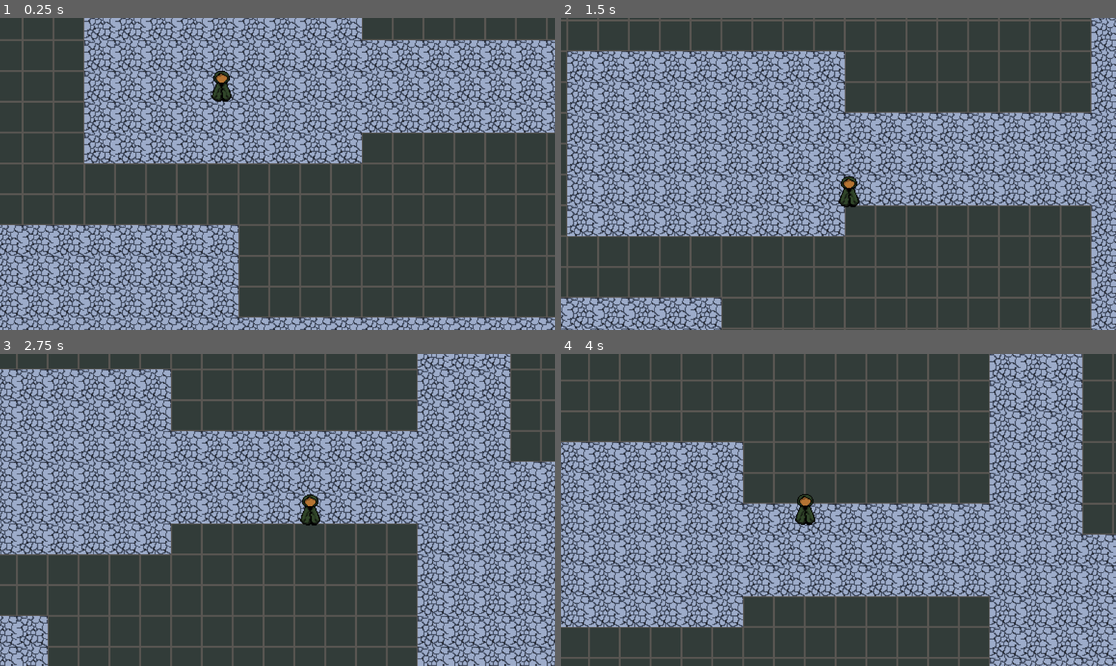
Above: before the commit, frames 1-4 (two rows, left to right).
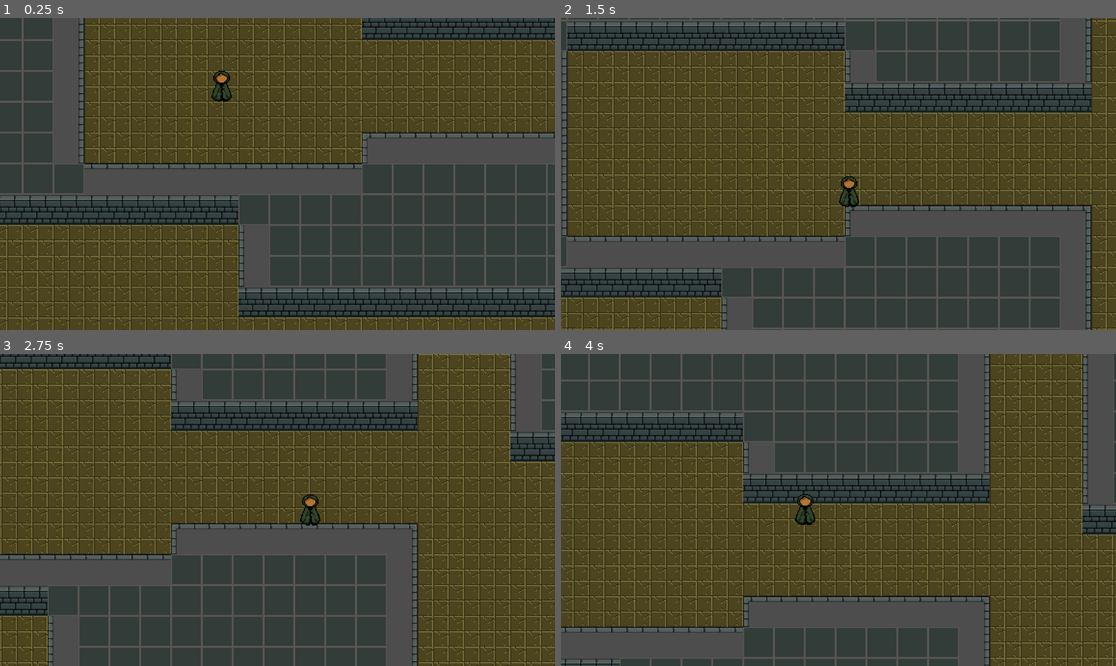
Above: after the commit, the same moments.

Repository: afilipovski/masked-descent
Game: Godot game, scene res://scenes/main.tscn
The game is run twice, just before and just after one commit, with the same random seed, the same clock (stepped at 60 frames per second) and the same inputs.
Inputs:
- Up to frame 1 (0.25 s): no input
- Up to frame 2 (1.5 s): hold D (move_right) 0.53-1.28 s; hold S (move_down) from 1.28 s (still down)
- Up to frame 3 (2.75 s): release S (move_down) at 2.03 s; hold D (move_right) from 2.03 s (still down)
- Up to frame 4 (4 s): release D (move_right) at 2.78 s; hold W (move_up) 2.78-3.53 s; hold A (move_left) from 3.53 s (still down)

The runs differ from the first frame. In frame 1, 65% of the frame differs, in the area x 0-100%, y 0-100%; in frame 2, 66%; in frame 3, 69%; in frame 4, 66%.

Commit message:
Basic wall perspectives

Diff:
--- a/scenes/main.tscn
+++ b/scenes/main.tscn
@@ -4,6 +4,12 @@
 [ext_resource type="Script" uid="uid://c7qk5anmpq1im" path="res://scripts/dungeon_generator.gd" id="1_tefeu"]
 [ext_resource type="Texture2D" uid="uid://b17xn4u5gk3kl" path="res://assets/wall-test.png" id="2_04qyp"]
 [ext_resource type="Texture2D" uid="uid://b0mpuy4m3yxgp" path="res://assets/stairs.jpg" id="3_fws66"]
+[ext_resource type="Texture2D" path="res://assets/wall-n.png" id="4_wall_n"]
+[ext_resource type="Texture2D" path="res://assets/wall-s.png" id="5_wall_s"]
+[ext_resource type="Texture2D" path="res://assets/wall-e.png" id="6_wall_e"]
+[ext_resource type="Texture2D" path="res://assets/wall-w.png" id="7_wall_w"]
+[ext_resource type="Texture2D" path="res://assets/wall-corner-ne.png" id="8_wall_ne"]
+[ext_resource type="Texture2D" path="res://assets/wall-corner-nw.png" id="9_wall_nw"]
 [ext_resource type="Script" uid="uid://cg3nobg4uifa" path="res://scripts/character_body_2d.gd" id="3_j7wrs"]
 [ext_resource type="Texture2D" uid="uid://bu510rq3khy0q" path="res://assets/main_character.png" id="5_04qyp"]
 
@@ -23,12 +29,54 @@
 texture_region_size = Vector2i(32, 32)
 0:0/0 = 0
 
+[sub_resource type="TileSetAtlasSource" id="TileSetAtlasSource_wall_n"]
+texture = ExtResource("4_wall_n")
+texture_region_size = Vector2i(32, 32)
+0:0/0 = 0
+0:0/0/physics_layer_0/polygon_0/points = PackedVector2Array(-16, -16, 16, -16, 16, 16, -16, 16)
+
+[sub_resource type="TileSetAtlasSource" id="TileSetAtlasSource_wall_s"]
+texture = ExtResource("5_wall_s")
+texture_region_size = Vector2i(32, 32)
+0:0/0 = 0
+0:0/0/physics_layer_0/polygon_0/points = PackedVector2Array(-16, -16, 16, -16, 16, 16, -16, 16)
+
+[sub_resource type="TileSetAtlasSource" id="TileSetAtlasSource_wall_e"]
+texture = ExtResource("6_wall_e")
+texture_region_size = Vector2i(32, 32)
+0:0/0 = 0
+0:0/0/physics_layer_0/polygon_0/points = PackedVector2Array(-16, -16, 16, -16, 16, 16, -16, 16)
+
+[sub_resource type="TileSetAtlasSource" id="TileSetAtlasSource_wall_w"]
+texture = ExtResource("7_wall_w")
+texture_region_size = Vector2i(32, 32)
+0:0/0 = 0
+0:0/0/physics_layer_0/polygon_0/points = PackedVector2Array(-16, -16, 16, -16, 16, 16, -16, 16)
+
+[sub_resource type="TileSetAtlasSource" id="TileSetAtlasSource_wall_ne"]
+texture = ExtResource("8_wall_ne")
+texture_region_size = Vector2i(32, 32)
+0:0/0 = 0
+0:0/0/physics_layer_0/polygon_0/points = PackedVector2Array(-16, -16, 16, -16, 16, 16, -16, 16)
+
+[sub_resource type="TileSetAtlasSource" id="TileSetAtlasSource_wall_nw"]
+texture = ExtResource("9_wall_nw")
+texture_region_size = Vector2i(32, 32)
+0:0/0 = 0
+0:0/0/physics_layer_0/polygon_0/points = PackedVector2Array(-16, -16, 16, -16, 16, 16, -16, 16)
+
 [sub_resource type="TileSet" id="TileSet_epypp"]
 tile_size = Vector2i(32, 32)
 physics_layer_0/collision_layer = 1
 sources/0 = SubResource("TileSetAtlasSource_0e48y")
 sources/1 = SubResource("TileSetAtlasSource_epypp")
 sources/2 = SubResource("TileSetAtlasSource_hh0fu")
+sources/3 = SubResource("TileSetAtlasSource_wall_n")
+sources/4 = SubResource("TileSetAtlasSource_wall_s")
+sources/5 = SubResource("TileSetAtlasSource_wall_e")
+sources/6 = SubResource("TileSetAtlasSource_wall_w")
+sources/7 = SubResource("TileSetAtlasSource_wall_ne")
+sources/8 = SubResource("TileSetAtlasSource_wall_nw")
 
 [sub_resource type="CircleShape2D" id="CircleShape2D_4vge2"]
 
--- a/scenes/node_2d.tscn
+++ b/scenes/node_2d.tscn
@@ -1,13 +1,18 @@
 [gd_scene format=3 uid="uid://dhqxy7nqd8yvq"]
 
-[ext_resource type="Texture2D" uid="uid://b5x71iuusdvnu" path="res://assets/floor-test.png" id="1_4vge2"]
+[ext_resource type="Texture2D" uid="uid://dpqgg2x88cm7h" path="res://assets/floor.png" id="1_dubn7"]
 [ext_resource type="Texture2D" uid="uid://b17xn4u5gk3kl" path="res://assets/wall-test.png" id="2_04qyp"]
 [ext_resource type="Script" uid="uid://c7qk5anmpq1im" path="res://scripts/dungeon_generator.gd" id="3_04qyp"]
+[ext_resource type="Texture2D" uid="uid://5wk2217drca7" path="res://assets/wall-w.png" id="3_dubn7"]
 [ext_resource type="Texture2D" uid="uid://b0mpuy4m3yxgp" path="res://assets/stairs.jpg" id="3_fws66"]
+[ext_resource type="Texture2D" uid="uid://0rcyg17w1i88" path="res://assets/wall-n.png" id="4_j7wrs"]
 [ext_resource type="Texture2D" uid="uid://bu510rq3khy0q" path="res://assets/main_character.png" id="5_04qyp"]
+[ext_resource type="Texture2D" uid="uid://clc2l7mydwmgc" path="res://assets/wall-corner-ne.png" id="6_08kqv"]
+[ext_resource type="Texture2D" uid="uid://dux32kp2atja0" path="res://assets/wall-corner-nw.png" id="7_f6ptj"]
+[ext_resource type="Texture2D" uid="uid://bqjw0titvxwbt" path="res://assets/wall-e.png" id="8_hsdmi"]
 
 [sub_resource type="TileSetAtlasSource" id="TileSetAtlasSource_0e48y"]
-texture = ExtResource("1_4vge2")
+texture = ExtResource("1_dubn7")
 0:0/size_in_atlas = Vector2i(2, 2)
 0:0/0 = 0
 
@@ -17,8 +22,43 @@
 0:0/0 = 0
 0:0/0/physics_layer_0/polygon_0/points = PackedVector2Array(-16, -16, 16, -16, 16, 16, -16, 16)
 
+[sub_resource type="TileSetAtlasSource" id="TileSetAtlasSource_ifa78"]
+texture = ExtResource("3_dubn7")
+texture_region_size = Vector2i(32, 32)
+0:0/0 = 0
+
 [sub_resource type="TileSetAtlasSource" id="TileSetAtlasSource_hh0fu"]
 texture = ExtResource("3_fws66")
+texture_region_size = Vector2i(32, 32)
+0:0/0 = 0
+
+[sub_resource type="TileSetAtlasSource" id="TileSetAtlasSource_fws66"]
+texture = ExtResource("4_j7wrs")
+texture_region_size = Vector2i(32, 32)
+0:0/0 = 0
+
+[sub_resource type="TileSetAtlasSource" id="TileSetAtlasSource_xtx0q"]
+texture = ExtResource("6_08kqv")
+texture_region_size = Vector2i(32, 32)
+0:0/0 = 0
+
+[sub_resource type="TileSetAtlasSource" id="TileSetAtlasSource_3kg8w"]
+texture = ExtResource("7_f6ptj")
+texture_region_size = Vector2i(32, 32)
+0:0/0 = 0
+
+[sub_resource type="TileSetAtlasSource" id="TileSetAtlasSource_x63s8"]
+texture = ExtResource("8_hsdmi")
+texture_region_size = Vector2i(32, 32)
+0:0/0 = 0
+
+[sub_resource type="TileSetAtlasSource" id="TileSetAtlasSource_0q20i"]
+texture = ExtResource("2_04qyp")
+texture_region_size = Vector2i(32, 32)
+0:0/0 = 0
+
+[sub_resource type="TileSetAtlasSource" id="TileSetAtlasSource_qv8l0"]
+texture = ExtResource("4_j7wrs")
 texture_region_size = Vector2i(32, 32)
 0:0/0 = 0
 
@@ -28,6 +68,13 @@
 sources/0 = SubResource("TileSetAtlasSource_0e48y")
 sources/1 = SubResource("TileSetAtlasSource_epypp")
 sources/2 = SubResource("TileSetAtlasSource_hh0fu")
+sources/3 = SubResource("TileSetAtlasSource_fws66")
+sources/5 = SubResource("TileSetAtlasSource_xtx0q")
+sources/6 = SubResource("TileSetAtlasSource_3kg8w")
+sources/7 = SubResource("TileSetAtlasSource_x63s8")
+sources/8 = SubResource("TileSetAtlasSource_0q20i")
+sources/9 = SubResource("TileSetAtlasSource_qv8l0")
+sources/10 = SubResource("TileSetAtlasSource_ifa78")
 
 [sub_resource type="CircleShape2D" id="CircleShape2D_4vge2"]
 
--- a/scripts/dungeon_generator.gd
+++ b/scripts/dungeon_generator.gd
@@ -12,8 +12,14 @@
 @export var enemies_per_room_area: float = 0.02
 
 const FLOOR_SOURCE = 0
-const WALL_SOURCE = 1
+const WALL_SOURCE = 1 # wall-test (fallback)
 const STAIRS_SOURCE = 2
+const WALL_N_SOURCE = 3
+const WALL_S_SOURCE = 4
+const WALL_E_SOURCE = 5
+const WALL_W_SOURCE = 6
+const WALL_NE_SOURCE = 7
+const WALL_NW_SOURCE = 8
 const ATLAS_COORDS = Vector2i(0, 0)
 
 const ENEMY_SCENE = preload("res://scenes/enemies/dwarf.tscn")
@@ -49,8 +55,8 @@
 	print("Generated dungeon with ", rooms.size(), " rooms")
 
 func fill_with_walls():
-	for x in range(-map_width/2, map_width/2):
-		for y in range(-map_height/2, map_height/2):
+	for x in range(-map_width / 2, map_width / 2):
+		for y in range(-map_height / 2, map_height / 2):
 			set_cell(0, Vector2i(x, y), WALL_SOURCE, ATLAS_COORDS)
 
 func create_random_room() -> Rect2i:
@@ -59,8 +65,8 @@
 	# Ensure room is not square by regenerating if w == h
 	while w == h:
 		h = randi_range(room_min_height, room_max_height)
-	var x = randi_range(-map_width/2 + 1, map_width/2 - w - 1)
-	var y = randi_range(-map_height/2 + 1, map_height/2 - h - 1)
+	var x = randi_range(-map_width / 2 + 1, map_width / 2 - w - 1)
+	var y = randi_range(-map_height / 2 + 1, map_height / 2 - h - 1)
 	return Rect2i(x, y, w, h)
 
 func can_place_room(room: Rect2i) -> bool:
@@ -116,7 +122,47 @@
 	for pos in wall_positions:
 		var check_pos = Vector2i(pos)
 		if get_cell_source_id(0, check_pos) != FLOOR_SOURCE:
-			set_cell(0, check_pos, WALL_SOURCE, ATLAS_COORDS)
+			var wall_type = get_wall_type_for_position(check_pos)
+			set_cell(0, check_pos, wall_type, ATLAS_COORDS)
+
+func get_wall_type_for_position(pos: Vector2i) -> int:
+	# Check which directions have floor tiles
+	var north_floor = get_cell_source_id(0, Vector2i(pos.x, pos.y + 1)) == FLOOR_SOURCE
+	var south_floor = get_cell_source_id(0, Vector2i(pos.x, pos.y - 1)) == FLOOR_SOURCE
+	var east_floor = get_cell_source_id(0, Vector2i(pos.x + 1, pos.y)) == FLOOR_SOURCE
+	var west_floor = get_cell_source_id(0, Vector2i(pos.x - 1, pos.y)) == FLOOR_SOURCE
+
+	# Check for corners (floor on two adjacent diagonal sides)
+	var ne_floor = north_floor and east_floor
+	var nw_floor = north_floor and west_floor
+	var se_floor = south_floor and east_floor
+	var sw_floor = south_floor and west_floor
+
+	if north_floor and east_floor and west_floor and not south_floor:
+		return FLOOR_SOURCE
+
+	# Corners take priority
+	if ne_floor and not south_floor and not west_floor:
+		return WALL_S_SOURCE
+	if nw_floor and not south_floor and not east_floor:
+		return WALL_S_SOURCE
+	if se_floor and not north_floor and not west_floor:
+		return WALL_NE_SOURCE
+	if sw_floor and not north_floor and not east_floor:
+		return WALL_NW_SOURCE
+
+	# Then cardinal directions
+	if south_floor and not north_floor:
+		return WALL_N_SOURCE
+	if north_floor:
+		return WALL_S_SOURCE
+	if west_floor and not east_floor:
+		return WALL_W_SOURCE
+	if east_floor and not west_floor:
+		return WALL_E_SOURCE
+
+	# Default fallback
+	return WALL_SOURCE
 
 func get_spawn_position() -> Vector2:
 	if rooms.size() > 0:
Binary file changed: assets/floor.png
Binary file added: assets/wall-corner-ne.png
Not shown, added: assets/wall-corner-ne.png.import
Binary file added: assets/wall-corner-nw.png
Not shown, added: assets/wall-corner-nw.png.import
Binary file added: assets/wall-e.png
Not shown, added: assets/wall-e.png.import
Binary file added: assets/wall-n.png
Not shown, added: assets/wall-n.png.import
Binary file added: assets/wall-s.png
Not shown, added: assets/wall-s.png.import
Binary file added: assets/wall-w.png
(and 1 more such lines)
